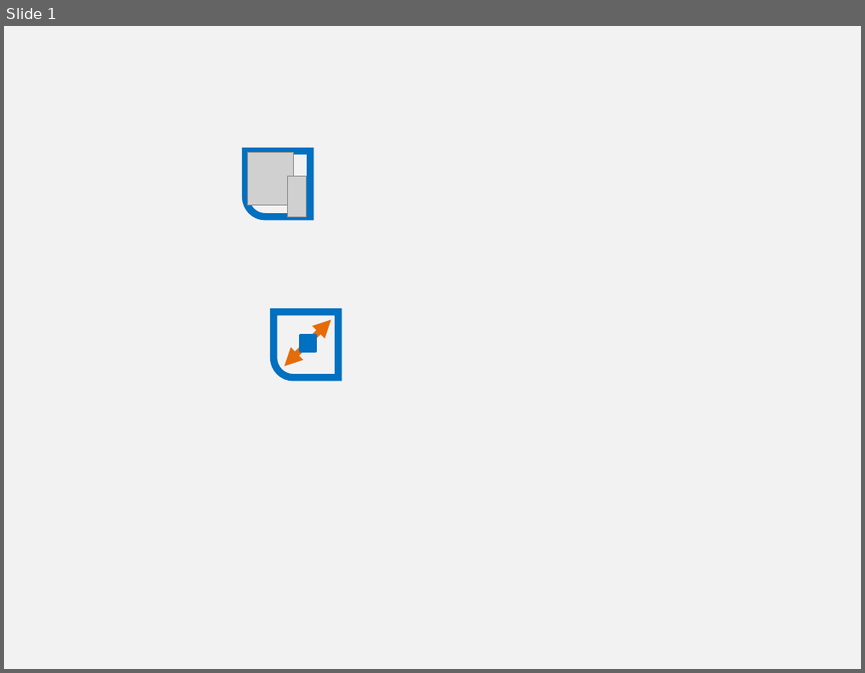
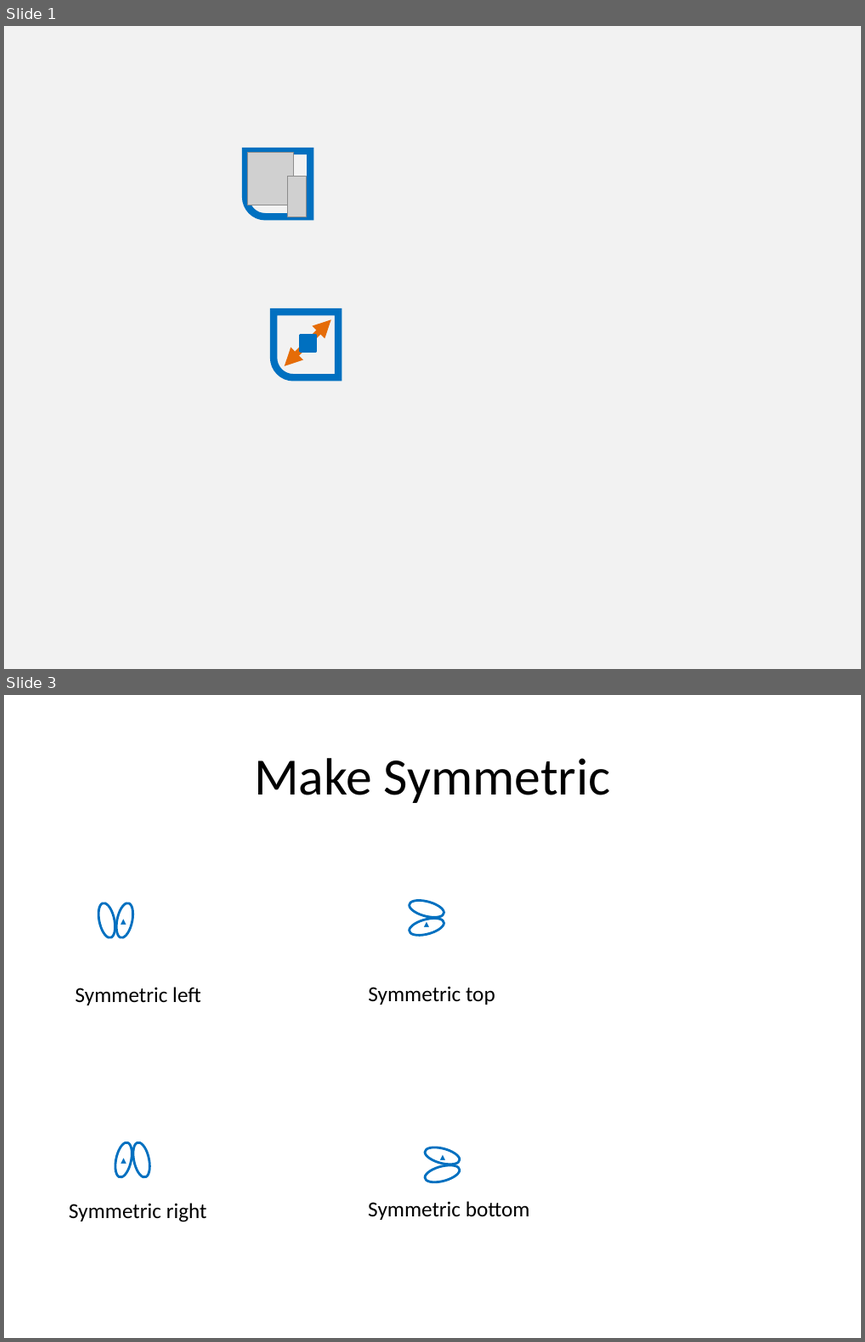
Before and after one commit to PowerPointLabs/PowerPointLabs, a slide deck: doc/Icons-ResizeLab.pptx. Shown one above the other, each under a label of ours: slide 1 before the commit, slides 1 and 3 after it; the slides between them are not shown. The pictures are 865x673 and 865x1342 pixels, drawn with LibreOffice and Linux fonts; fonts in the diff are those of the drawing; grey boxes stand for pictures. Boxes give left, top, right and bottom in pixels: in the first picture for what was removed or moved away, otherwise in the second. Text is boxed around its words. In the diff, an @@ line names an element or a change of style, - is before the commit and + after.

```diff
--- a/doc/Icons-ResizeLab.pptx
+++ b/doc/Icons-ResizeLab.pptx
@@ slide 3 added at (4,695,861,1338), background #FFFFFF @@
@@ title added at (254,758,610,803), 44 pt, text #000000 @@
+Make Symmetric
@@ freeform shape added at (98,903,114,938), fill #FFFFFF, outline #0070C0 2 pt @@
@@ freeform shape added at (116,903,132,938), fill #FFFFFF, outline #0070C0 2 pt @@
@@ text added at (120,913,125,927), 9.5 pt, text #0070C0 @@
+▴
@@ freeform shape added at (409,918,444,935), fill #FFFFFF, outline #0070C0 2 pt, 9 pt, text #0070C0 @@
+▴
@@ freeform shape added at (409,901,444,918), fill #FFFFFF, outline #0070C0 2 pt @@
@@ text added at (75,987,201,1005), 18 pt, text #000000 @@
+Symmetric left
@@ text added at (368,986,495,1004), 18 pt, text #000000 @@
+Symmetric top
@@ freeform shape added at (115,1142,132,1178), fill #FFFFFF, outline #0070C0 2 pt @@
@@ text added at (120,1152,125,1166), 9.5 pt, text #0070C0 @@
+▴
@@ freeform shape added at (133,1142,149,1178), fill #FFFFFF, outline #0070C0 2 pt @@
@@ freeform shape added at (425,1147,460,1164), fill #FFFFFF, outline #0070C0 2 pt @@
@@ text added at (440,1150,444,1163), 9 pt, text #0070C0 @@
+▴
@@ freeform shape added at (425,1165,460,1183), fill #FFFFFF, outline #0070C0 2 pt @@
@@ text added at (69,1202,207,1222), 18 pt, text #000000 @@
+Symmetric right
@@ text added at (368,1201,530,1219), 18 pt, text #000000 @@
+Symmetric bottom
```
Also in this commit, not shown: 4 other slides added, 4 other files.
